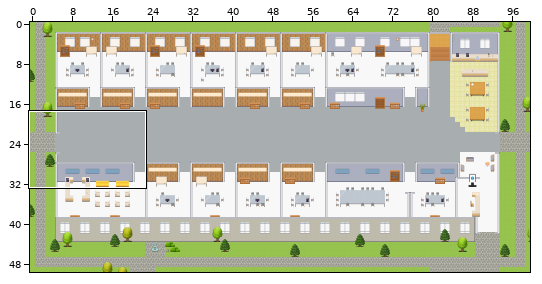
Tiled map (JSON), stored at maps/PH-Drug-Innovation-Platform.tmj. Above, an overview of the earlier version with the close-up marked.
Close-up. Earlier state:
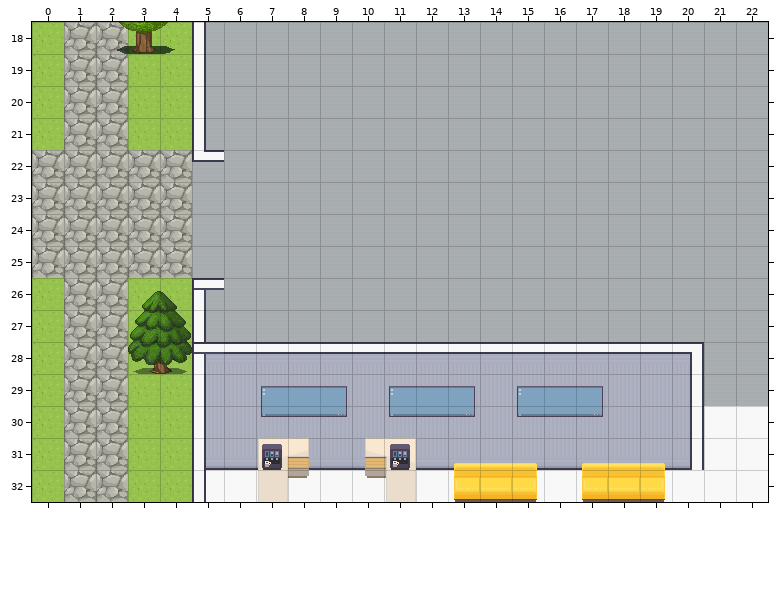
Cells are 32x32 px. Shown: x 0..22, y 18..32. The commit also changed other parts of the map, which this record leaves out.
The result:
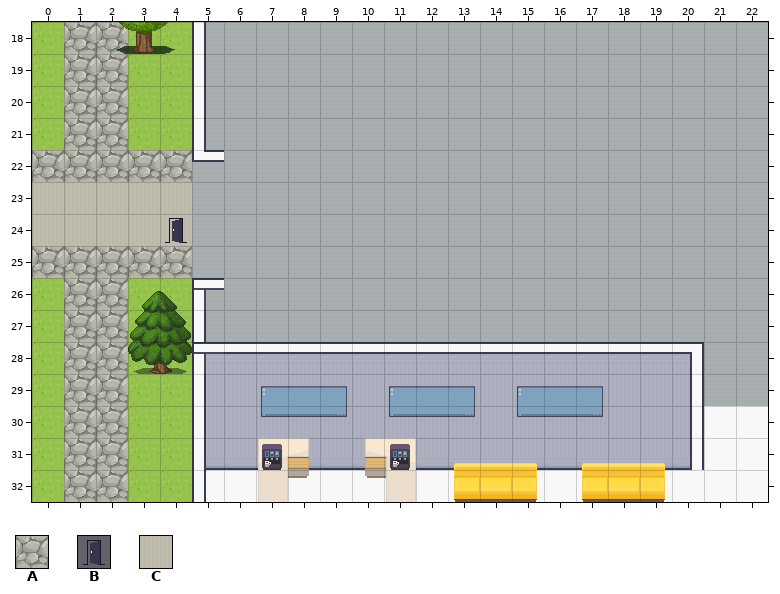
Key: from "Exterior": A 638; from "User_Zones": B 65; from "room2": C 328.
_ is an empty cell, . an unchanged one.
Changes in this commit:
--- layer "outside"
@@ x 0..4 @@
-23 AAAAA
-24 AAAAA
+23 CCCCC
+24 CCCCC
--- layer "zones"
@@ x 4..4 @@
-24 _
+24 B
Boxes around the changes in both close-ups, in picture pixels (x1, y1, x2, y2):
changed: (32, 182, 192, 246)
